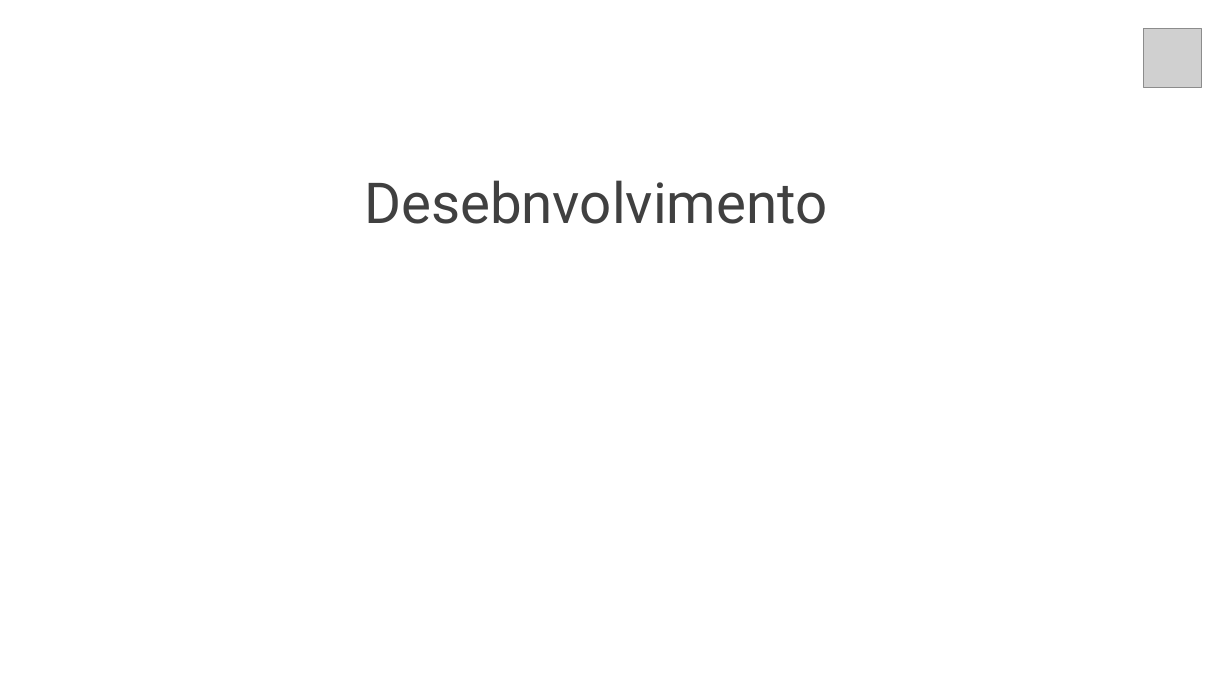
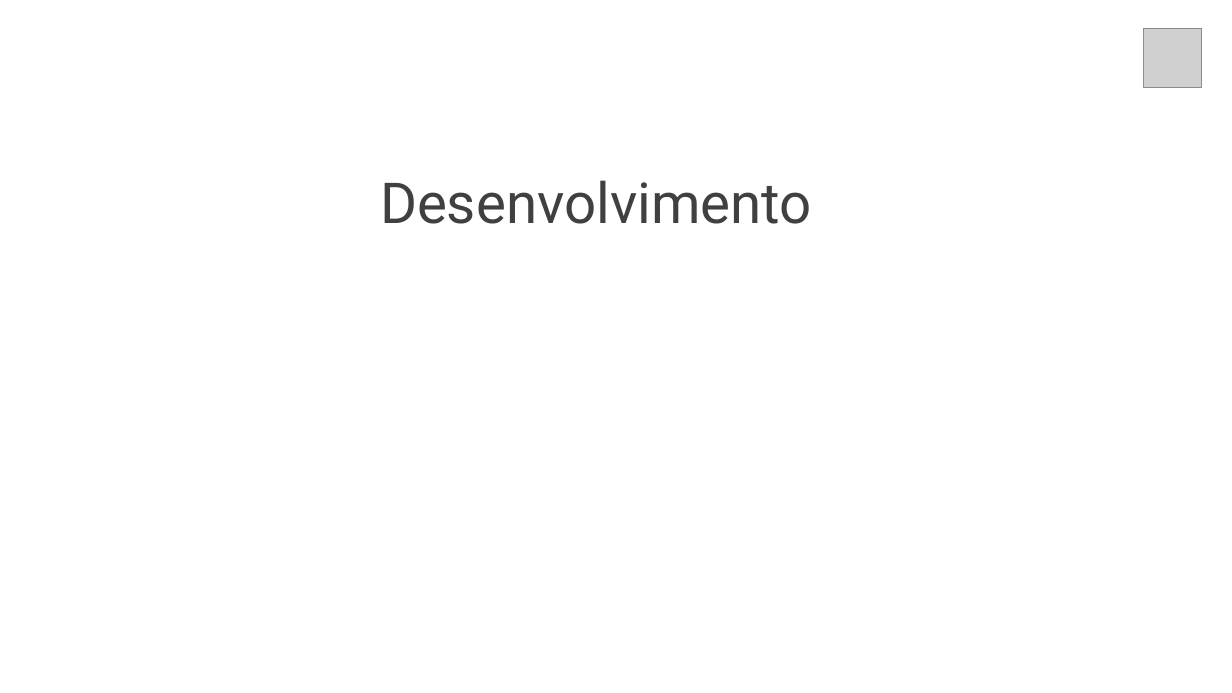
Before and after one commit to gui-ss/projeto-bandtec, a slide deck: slide 17 of documentacao/chameleon.pptx. Drawn at 1232x693 pixels with LibreOffice and Linux fonts; fonts in the diff are those of the drawing; grey boxes stand for pictures. Boxes give left, top, right and bottom in pixels: in the first picture for what was removed or moved away, otherwise in the second. Text is boxed around its words. In the diff, an @@ line names an element or a change of style, - is before the commit and + after.

```diff
--- a/documentacao/chameleon.pptx
+++ b/documentacao/chameleon.pptx
@@ title at <box>380,180,812,224</box>: text changed @@
-Desebnvolvimento
+Desenvolvimento
```
Also in this commit, not shown: 1 other slide changed, 1 slide added, 1 slide removed, 10 other files.
